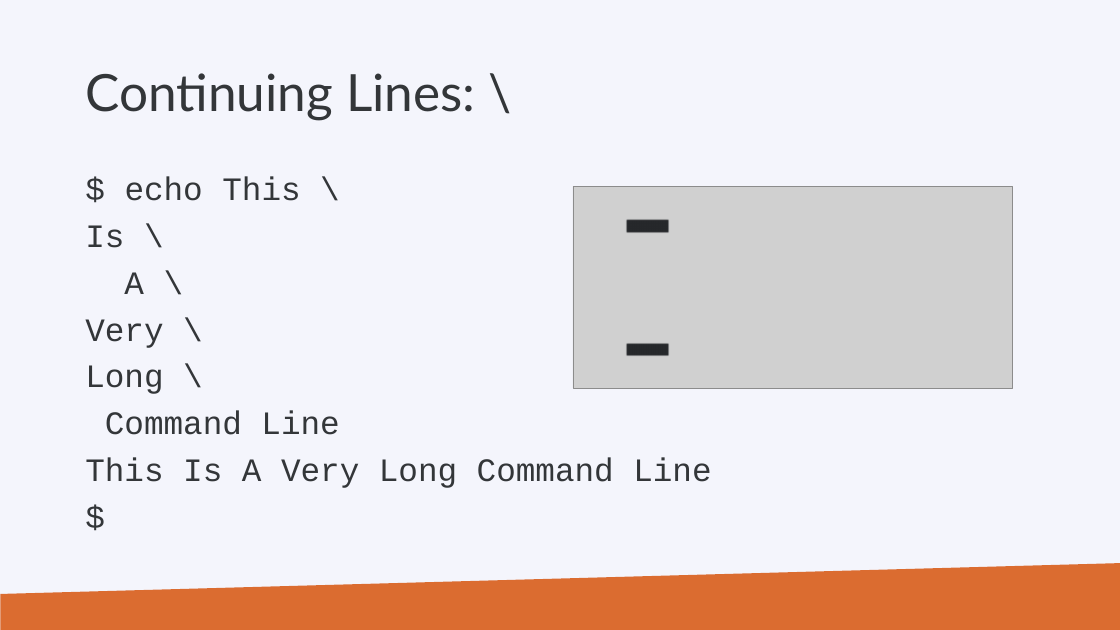
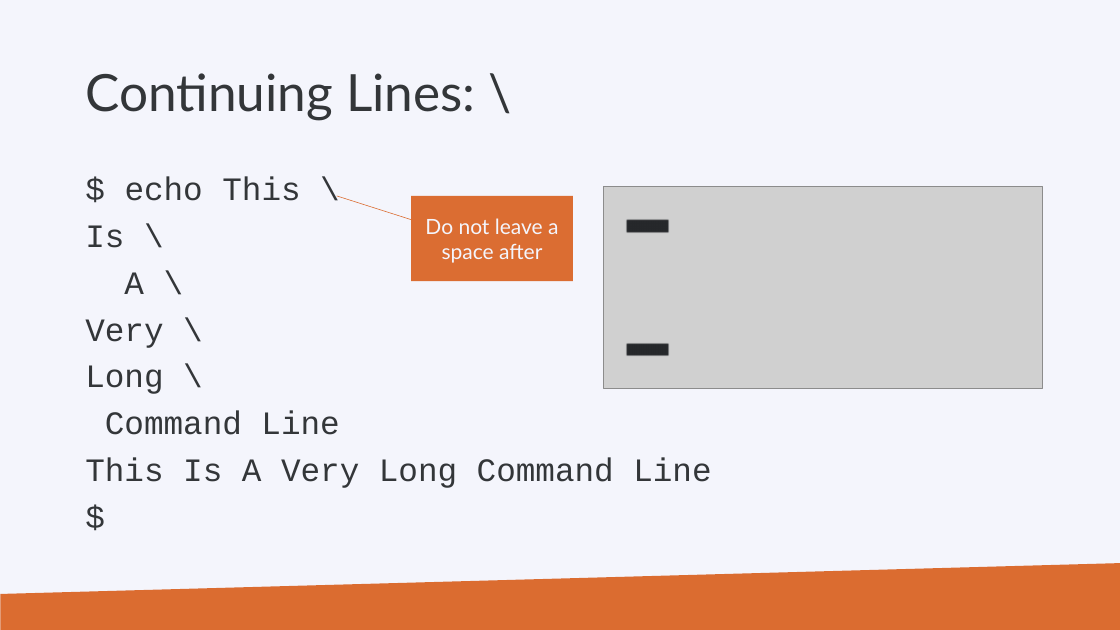
Before and after one commit to hpcleuven/Linux-scripting, a slide deck: slide 149 of Linux-scripting.pptx. Drawn at 1120x630 pixels with LibreOffice and Linux fonts; fonts in the diff are those of the drawing; grey boxes stand for pictures; background and template pictures are left out. Boxes give left, top, right and bottom in pixels: in the first picture for what was removed or moved away, otherwise in the second. Text is boxed around its words. In the diff, an @@ line names an element or a change of style, - is before the commit and + after.

```diff
--- a/Linux-scripting.pptx
+++ b/Linux-scripting.pptx
@@ line added from (411, 219) to (337, 196), #DB6C30 0.5 pt @@
@@ rectangle added at <box>411,196,573,281</box>, fill #DB6D32, 18 pt, text #F4F5FC @@
+Do not leave a space after
@@ picture: place and size @@
-picture at <box>573,187,1013,388</box>
+picture at <box>603,187,1044,388</box>
```
Also in this commit, not shown: 9 other slides changed, 1 other file.
